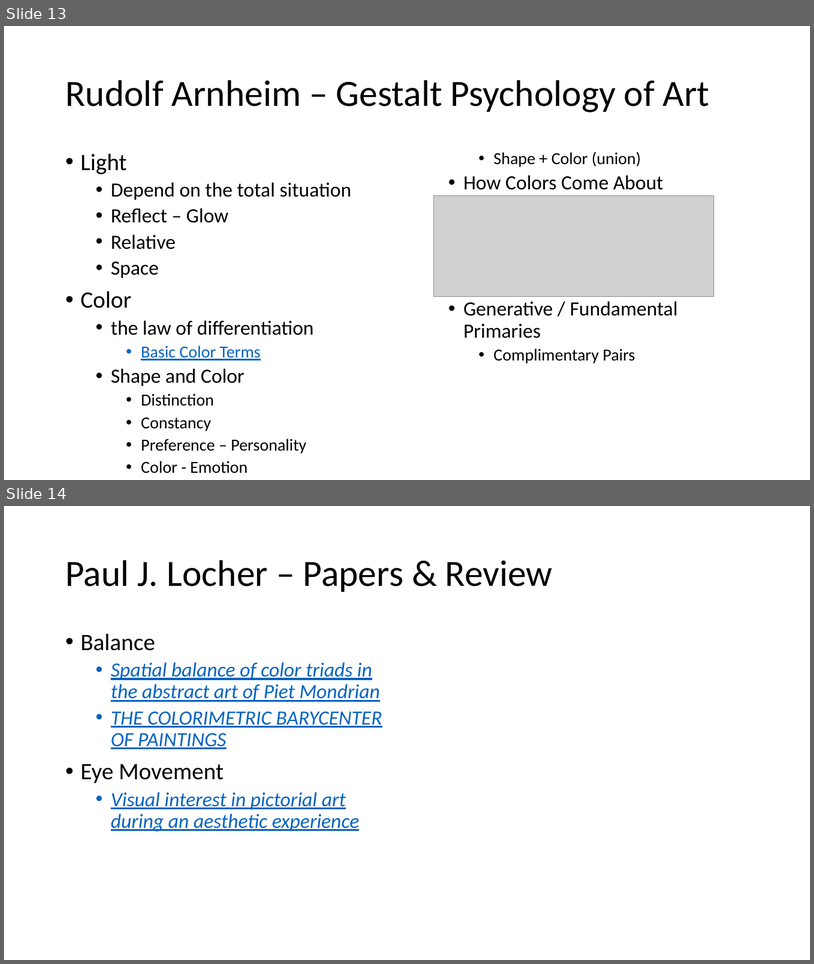
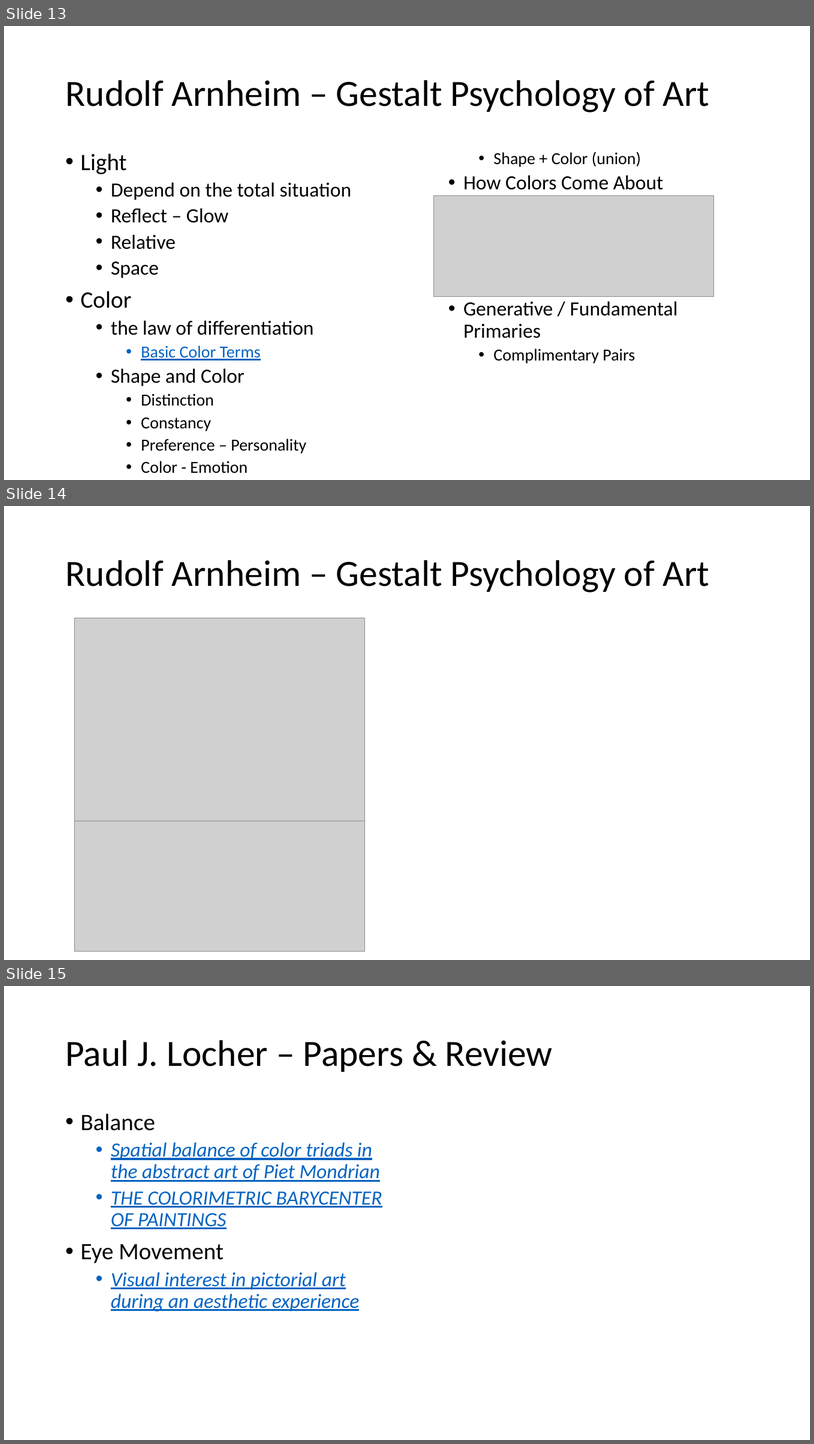
Before and after one commit to PatriciaXiao/Conclusion, a slide deck: Conclusion.pptx. Shown one above the other, each under a label of ours: slides 13 and 14 before the commit, slides 13, 14 and 15 after it. The pictures are 814x964 and 814x1444 pixels, drawn with LibreOffice and Linux fonts; fonts in the diff are those of the drawing; grey boxes stand for pictures. Boxes give left, top, right and bottom in pixels: in the first picture for what was removed or moved away, otherwise in the second. Text is boxed around its words. In the diff, an @@ line names an element or a change of style, - is before the commit and + after.

```diff
--- a/Conclusion.pptx
+++ b/Conclusion.pptx
@@ slide 14 added at (4, 506, 810, 960), background #FFFFFF @@
@@ title added at (65, 560, 710, 592), 44 pt, text #000000 @@
+Rudolf Arnheim – Gestalt Psychology of Art
@@ picture added at (74, 618, 365, 831) @@
@@ picture added at (74, 821, 365, 951) @@
@@ what was slide 14 is now slide 15 @@
```
Also in this commit, not shown: 1 other file.
